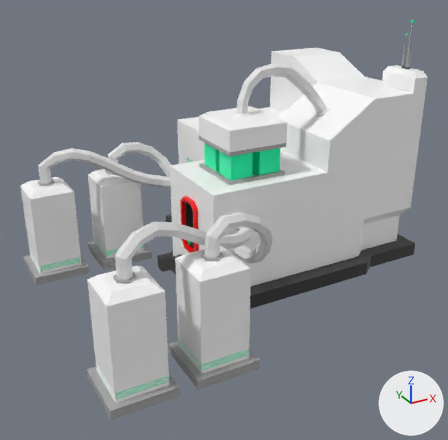
The FBX model Assets/Models/Structures/Carbon_Compressor.fbx as it was, and as the next commit left it.
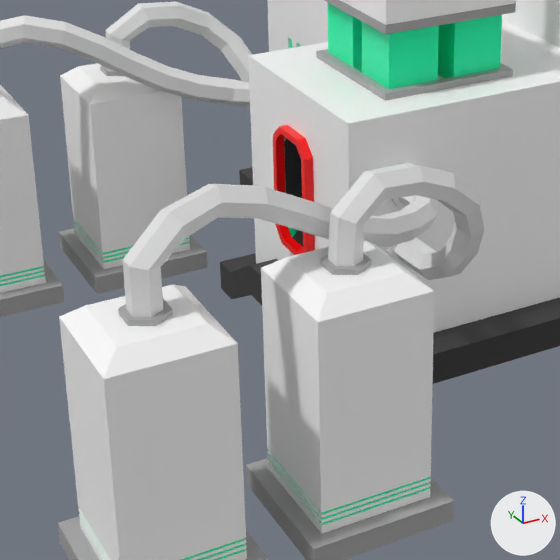
There are two pictures of each version: one whole from a 50 mm camera at (-7.9, -12.26, 5.44) aimed at (-1.81, -1.19, -0.09), one close up on the part from 14% to 68% of the width and 32% to 88% of the height. Arrows for +X, +Y and +Z are at lower right; the lights stay in place. Where no turn or scale is listed for an object, it has been applied to the vertices.

Objects in the first close-up: 'Cable.006', 'Cable.007', 'Cable.008', 'Cable.009', 'Carbon_Compressor', 'Generator_Top', 'Key_Item_Slot.007', 'Key_Item_Slot.008', 'Key_Item_Slot.009', 'Key_Item_Slot.010'.
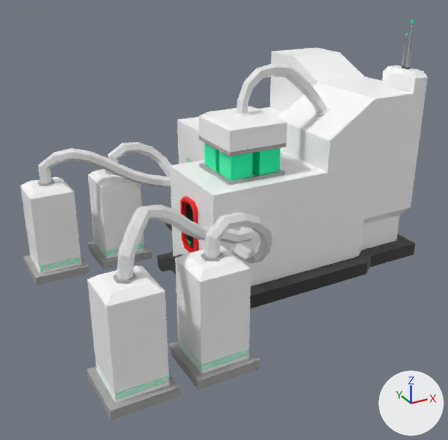
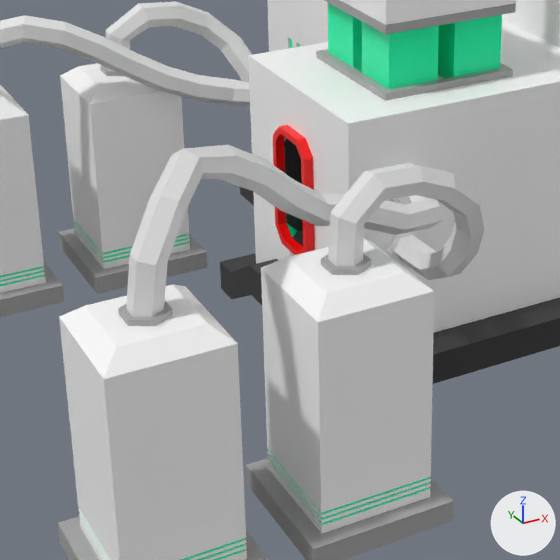
Commit message: Set model for Carbon Compressor

Pixel boxes [x1, y1, x2, y2] of what changed, in the close-ups (560 x 560 px):
'Cable.009', reshaped (29% taller): before [123, 184, 437, 317]; after [126, 145, 442, 317]

Diff of the bpy script that builds the scene:
```diff
--- a/Assets/Models/Structures/Carbon_Compressor.fbx.py
+++ b/Assets/Models/Structures/Carbon_Compressor.fbx.py
@@ me_cable_014 @@
 # used by ob_cable_009; location = (-5.02, -3.67, 0.53)
-me_cable_014.from_pydata(...)  # 78 vertices, 74 faces; spans x -0.12..3.17, y -0.13..1.61, z -0.42..0.78
+me_cable_014.from_pydata(...)  # 78 vertices, 74 faces; spans x -0.12..3.16, y -0.14..1.71, z -0.44..1.01
+# me_cable_014 part 1: 72 of 78 vertices moved; they spanned x -0.11..3.17, y -0.13..1.61, z -0.42..0.78 and now span x -0.06..3.16, y -0.14..1.71, z -0.44..1.01; mean shift (-0.04, 0.2, 0.08); largest move (1.38, 0.24, 0.47) -> (1.27, 0.69, 0.65)
```
